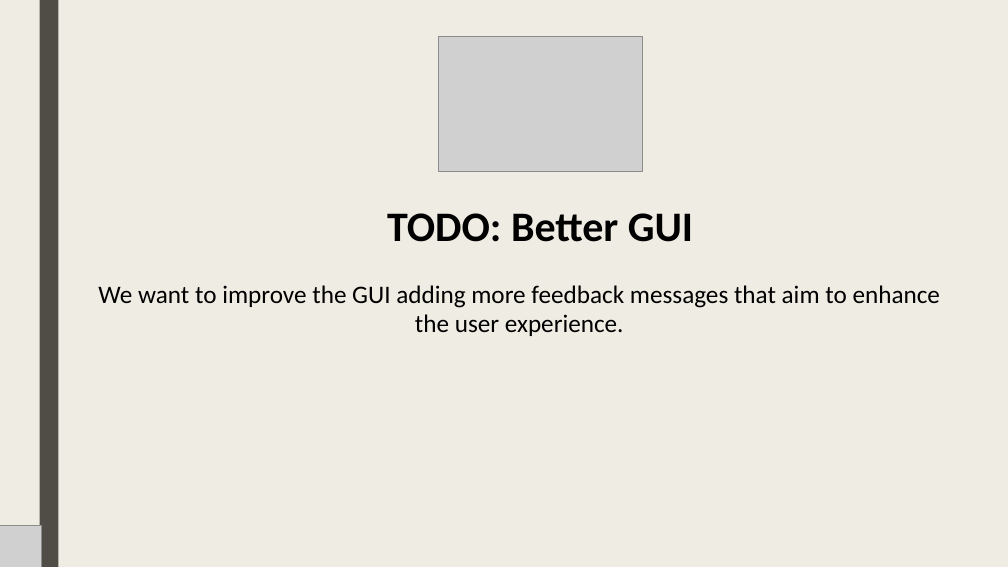
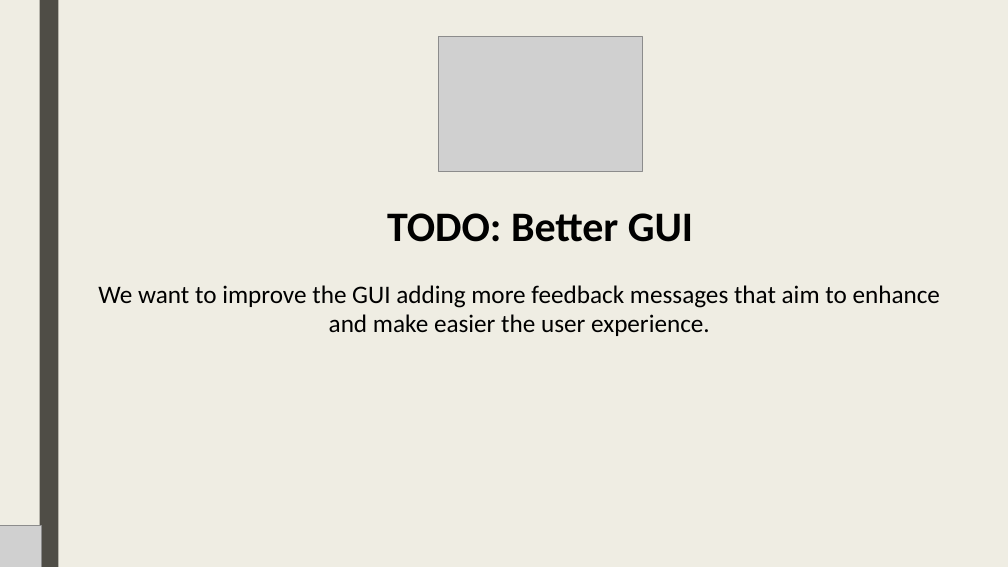
Before and after one commit to lt-scuolalavoro/suit, a slide deck: slide 23 of resources/EN - Suit Database + Backup Slides.pptx. Drawn at 1008x567 pixels with LibreOffice and Linux fonts; fonts in the diff are those of the drawing; grey boxes stand for pictures. Boxes give left, top, right and bottom in pixels: in the first picture for what was removed or moved away, otherwise in the second. Text is boxed around its words. In the diff, an @@ line names an element or a change of style, - is before the commit and + after.

```diff
--- a/resources/EN - Suit Database + Backup Slides.pptx
+++ b/resources/EN - Suit Database + Backup Slides.pptx
@@ text at <box>98,285,940,336</box>: text changed @@
-We want to improve the GUI adding more feedback messages that aim to enhance the user experience.
+We want to improve the GUI adding more feedback messages that aim to enhance and make easier the user experience.
```
Also in this commit, not shown: 7 other slides changed, 1 other file.
